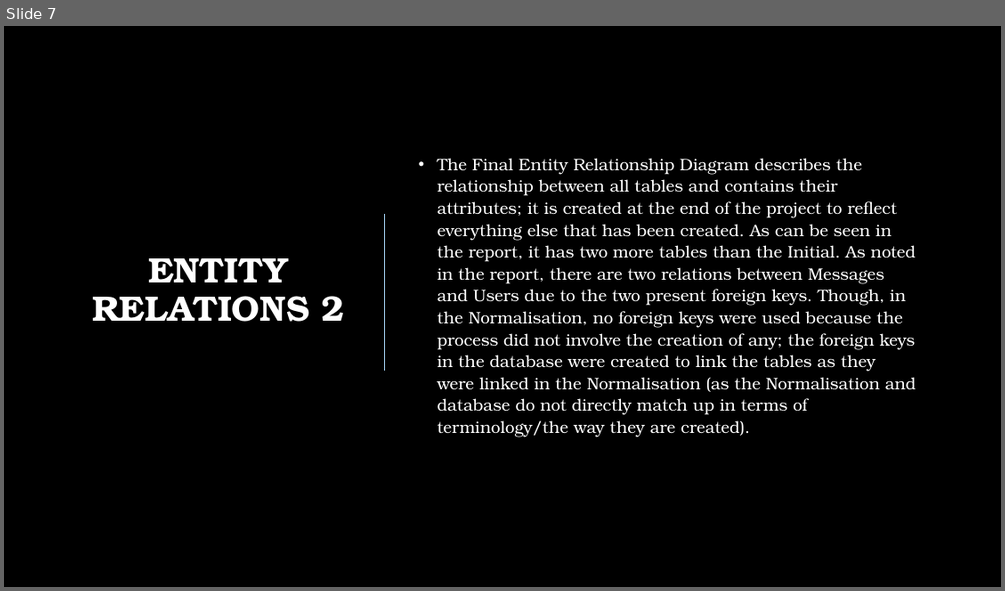
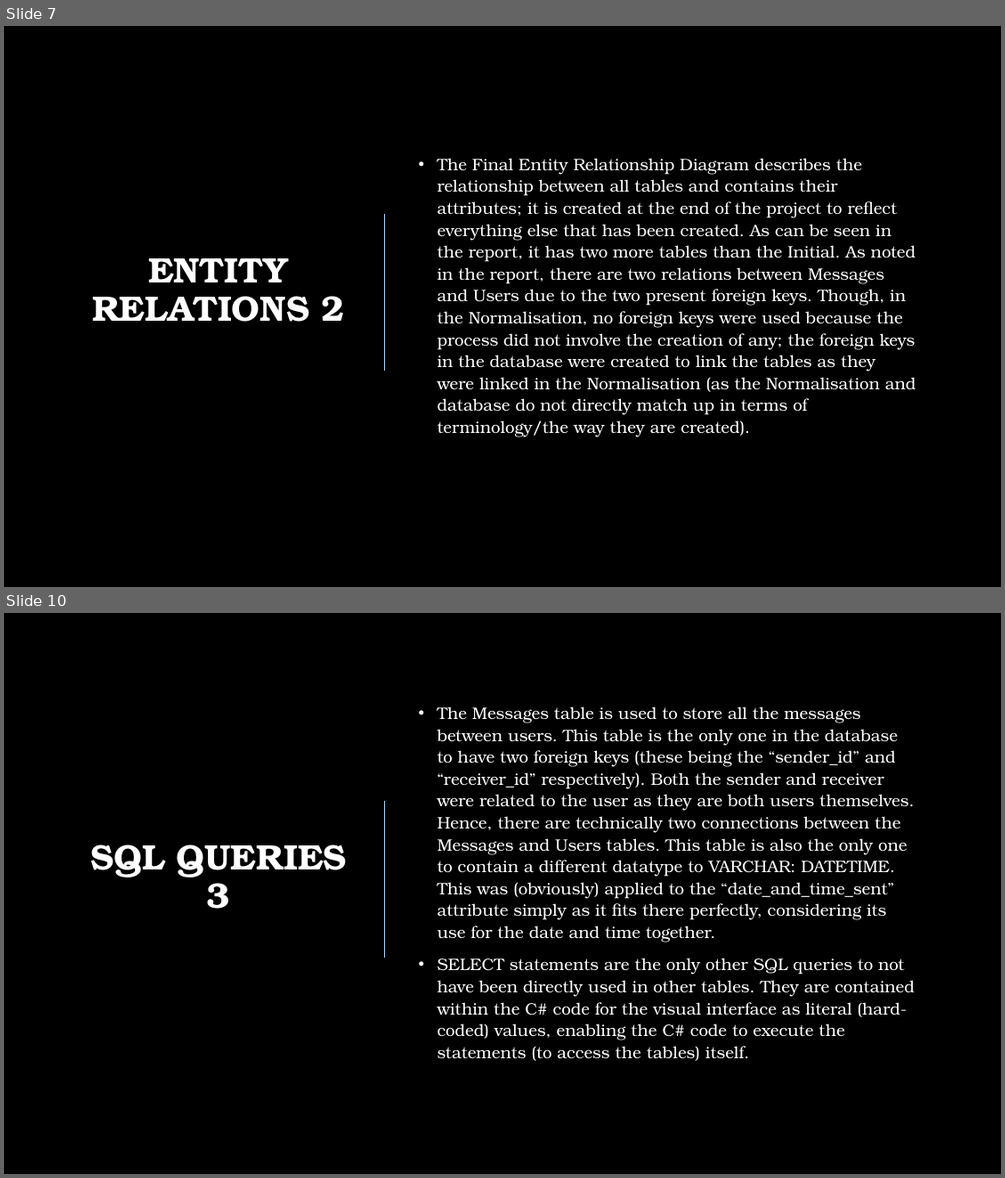
Before and after one commit to jkinver/ISAD157-Coursework, a slide deck: ISAD157 Presentation.pptx. Shown one above the other, each under a label of ours: slide 7 before the commit, slides 7 and 10 after it; the slides between them are not shown. The pictures are 1005x591 and 1005x1178 pixels, drawn with LibreOffice and Linux fonts; fonts in the diff are those of the drawing; background and template pictures are left out. Boxes give left, top, right and bottom in pixels: in the first picture for what was removed or moved away, otherwise in the second. Text is boxed around its words. In the diff, an @@ line names an element or a change of style, - is before the commit and + after.

Commit message:
Finished (First Draft of) Presentation
Finished the presentation by adding the remaining slides (on SQL statements and the conclusion). This is to be practised and if, through the practice, a part is seen as unnecessary or more is required, then it shall be updated.

```diff
--- a/ISAD157 Presentation.pptx
+++ b/ISAD157 Presentation.pptx
@@ slide 10 added at <box>4,613,1001,1174</box>, background picture (left out) @@
@@ text added at <box>437,706,914,1061</box>, 16 pt, text #FFFFFF @@
+• The Messages table is used to store all the messages between users. This table is the only one in the database to have two foreign keys (these being the “sender_id” and “receiver_id” respectively). Both the sender and receiver were related to the user as they are both users themselves. Hence, there are technically two connections between the Messages and Users tables. This table is also the only one to contain a different datatype to VARCHAR: DATETIME. This was (obviously) applied to the “date_and_time_sent” attribute simply as it fits there perfectly, considering its use for the date and time together.
+• SELECT statements are the only other SQL queries to not have been directly used in other tables. They are contained within the C# code for the visual interface as literal (hard-coded) values, enabling the C# code to execute the statements (to access the tables) itself.
@@ line added from (385, 802) to (385, 957), #ABDAFC 1 pt @@
@@ title added at <box>90,844,347,908</box>, 34 pt, text #FFFFFF, bold @@
+SQL QUERIES 3
```
Also in this commit, not shown: 1 slide changed, 2 other slides added.
